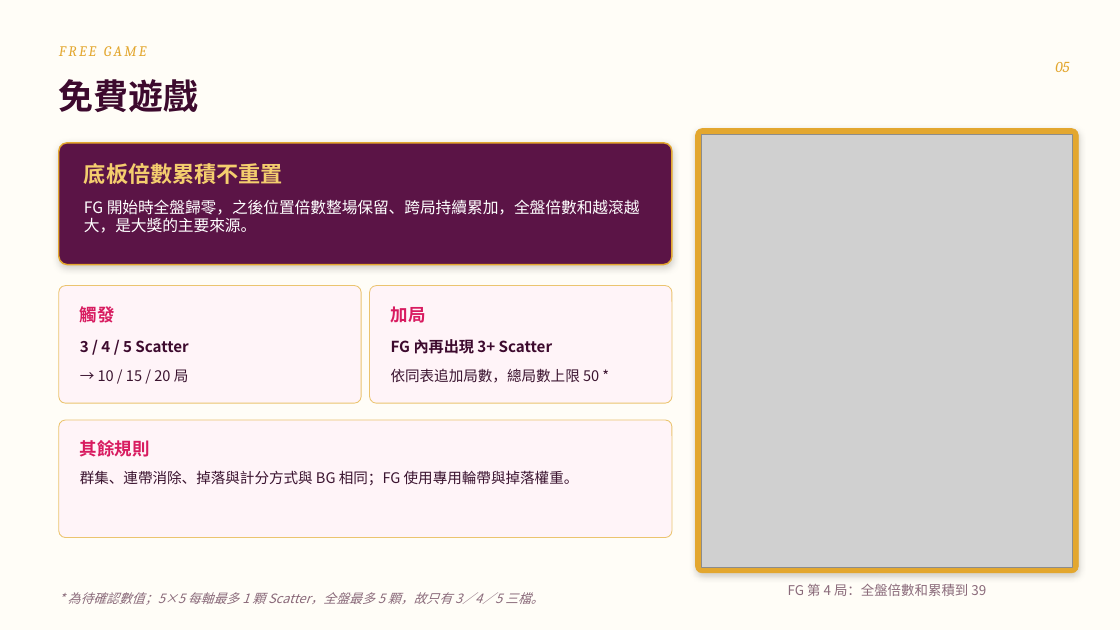
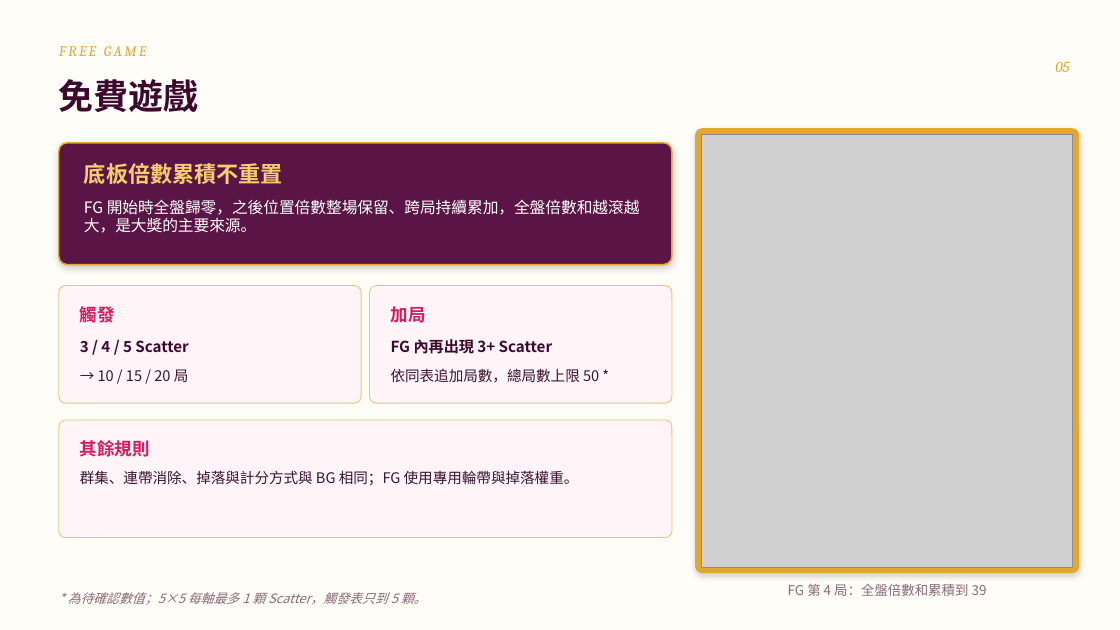
Before and after one commit to rhino-boss/Jumbo, a slide deck: slide 10 of Slots/遊戲發想/急速糖果 2/提案/CANDY_RUSH_2_提案說明_v13.pptx. Drawn at 1120x630 pixels with LibreOffice and Linux fonts; fonts in the diff are those of the drawing; grey boxes stand for pictures. Boxes give left, top, right and bottom in pixels: in the first picture for what was removed or moved away, otherwise in the second. Text is boxed around its words. In the diff, an @@ line names an element or a change of style, - is before the commit and + after.

```diff
--- a/Slots/遊戲發想/急速糖果 2/提案/CANDY_RUSH_2_提案說明_v13.pptx
+++ b/Slots/遊戲發想/急速糖果 2/提案/CANDY_RUSH_2_提案說明_v13.pptx
@@ text at bbox=[68, 592, 427, 605]: text changed @@
-* 為待確認數值；5×5 每軸最多 1 顆 Scatter，全盤最多 5 顆，故只有 3／4／5 三檔。
+* 為待確認數值；5×5 每軸最多 1 顆 Scatter，觸發表只到 5 顆。
```
Also in this commit, not shown: 10 other slides changed, 7 other files.
